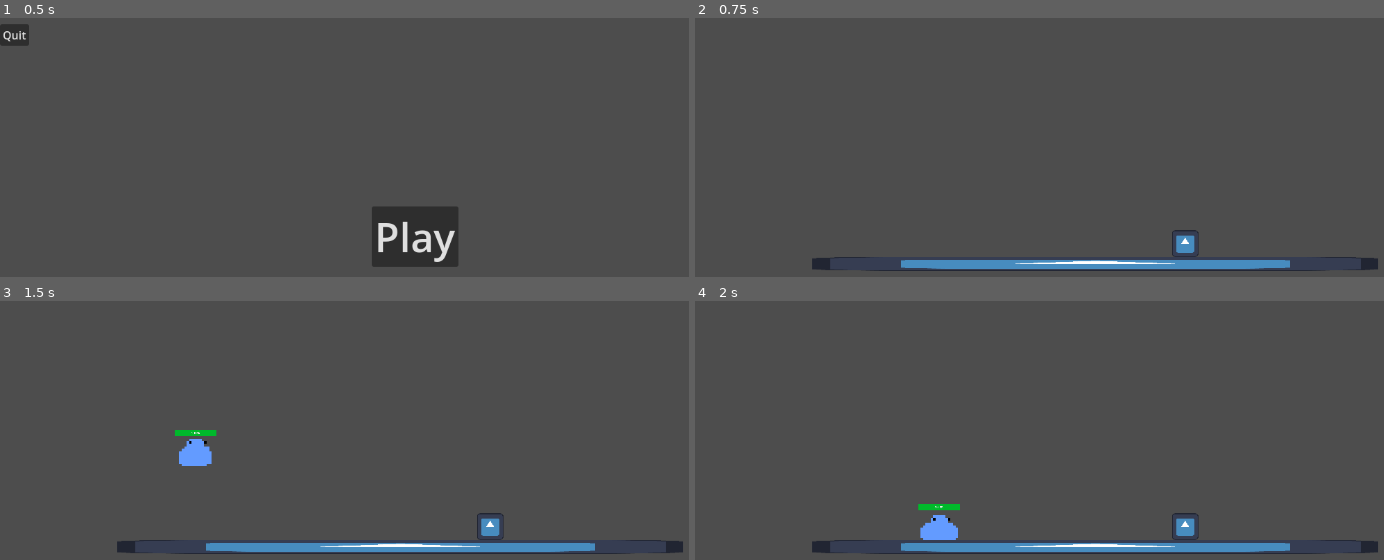
Above: before the commit, frames 1-4 (two rows, left to right).
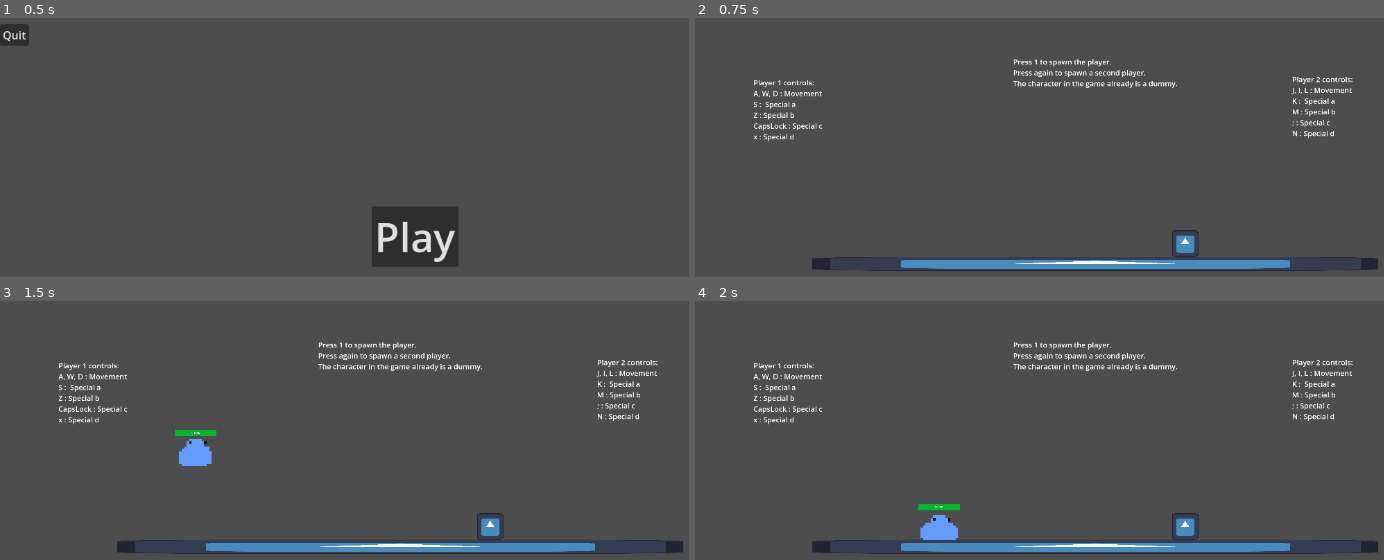
Above: after the commit, the same moments.

Repository: SnapTurtleTom/SMASH
Game: Godot game, scene res://menu.tscn
Two runs of this game, one before a commit and one after it. Both use one fixed random seed, a clock stepped at 60 frames per second and the inputs below. The engine's default icon, where the game draws it, is replaced by a stand-in: a white triangle on a blue panel in a dark square.
Inputs:
- Up to frame 1 (0.5 s): no input
- Up to frame 2 (0.75 s): click "Play" at 0.5 s
- Up to frame 3 (1.5 s): tap Enter at 1.25 s; hold D (right1) from 1.28 s (still down); tap 1 (Spawn) at 1.35 s
- Up to frame 4 (2 s): keep holding D (right1); tap W (jump1) at 1.52 s

Frame 1 is identical in both runs. In frame 2, 1.7% of the frame differs, in the area x 8-96%, y 15-48%; in frame 3, 1.7%; in frame 4, 1.7%.

Commit message:
bigsword charge updated and intruction text added

Diff:
--- a/project.godot
+++ b/project.godot
@@ -47,18 +47,17 @@
 }
 specialb1={
 "deadzone": 0.2,
-"events": [Object(InputEventKey,"resource_local_to_scene":fa …(140 unchanged characters)… d":false,"keycode":0,"physical_keycode":88,"key_label":0,"unicode":120,"location":0,"echo":false,"script":null)
-, Object(InputEventKey,"resource_local_to_scene":false,"resource_name":"","device":-1,"window_id":0,"alt_pressed":false,"shift_pressed":false,"ctrl_pressed":false,"meta_pressed":false,"pressed":false,"keycode":0,"physical_keycode":32,"key_label":0,"unicode":32,"location":0,"echo":false,"script":null)
+"events": [Object(InputEventKey,"resource_local_to_scene":fa …(140 unchanged characters)… d":false,"keycode":0,"physical_keycode":90,"key_label":0,"unicode":122,"location":0,"echo":false,"script":null)
 ]
 }
 specialc1={
 "deadzone": 0.2,
-"events": [Object(InputEventKey,"resource_local_to_scene":fa …(140 unchanged characters)… d":false,"keycode":0,"physical_keycode":81,"key_label":0,"unicode":113,"location":0,"echo":false,"script":null)
+"events": [Object(InputEventKey,"resource_local_to_scene":fa …(140 unchanged characters)… d":false,"keycode":0,"physical_keycode":4194329,"key_label":0,"unicode":0,"location":0,"echo":false,"script":null)
 ]
 }
 speciald1={
 "deadzone": 0.2,
-"events": [Object(InputEventKey,"resource_local_to_scene":fa …(140 unchanged characters)… d":false,"keycode":0,"physical_keycode":67,"key_label":0,"unicode":99,"location":0,"echo":false,"script":null)
+"events": [Object(InputEventKey,"resource_local_to_scene":fa …(140 unchanged characters)… d":false,"keycode":0,"physical_keycode":88,"key_label":0,"unicode":88,"location":0,"echo":false,"script":null)
 ]
 }
 Spawn={
@@ -94,7 +93,7 @@
 }
 specialc2={
 "deadzone": 0.2,
-"events": [Object(InputEventKey,"resource_local_to_scene":fa …(140 unchanged characters)… d":false,"keycode":0,"physical_keycode":79,"key_label":0,"unicode":111,"location":0,"echo":false,"script":null)
+"events": [Object(InputEventKey,"resource_local_to_scene":fa …(140 unchanged characters)… d":false,"keycode":0,"physical_keycode":59,"key_label":0,"unicode":59,"location":0,"echo":false,"script":null)
 ]
 }
 speciald2={
--- a/scenes/node_2d.tscn
+++ b/scenes/node_2d.tscn
@@ -39,3 +39,42 @@
 position = Vector2(-4, -189)
 zoom = Vector2(0.3, 0.3)
 position_smoothing_enabled = true
+
+[node name="Label" type="Label" parent="."]
+texture_filter = 2
+offset_left = -395.0
+offset_top = -996.0
+offset_right = 395.0
+offset_bottom = -719.0
+theme_override_font_sizes/font_size = 35
+text = "Press 1 to spawn the player.
+Press again to spawn a second player.
+The character in the game already is a dummy."
+
+[node name="Label2" type="Label" parent="."]
+texture_filter = 2
+offset_left = -1643.0
+offset_top = -896.0
+offset_right = -853.0
+offset_bottom = -619.0
+theme_override_font_sizes/font_size = 35
+text = "Player 1 controls:
+A, W, D : Movement
+S :  Special a
+Z : Special b
+CapsLock : Special c
+x : Special d"
+
+[node name="Label3" type="Label" parent="."]
+texture_filter = 2
+offset_left = 946.0
+offset_top = -912.0
+offset_right = 1736.0
+offset_bottom = -603.0
+theme_override_font_sizes/font_size = 35
+text = "Player 2 controls:
+J, I, L : Movement
+K :  Special a
+M : Special b
+; : Special c
+N : Special d"
--- a/scripts/swordsman.gd
+++ b/scripts/swordsman.gd
@@ -77,6 +77,8 @@
 		held_time += delta
 	elif Input.is_action_just_released(specialb):
 		if held_time > 1 and $swordsman_attackset.sword_on == false:
+			held_time = 0
+			$bigsword_bar.visible = false
 			$swordsman_attackset.big_sword_attack()
 			attack_cooldown_on = true
 			await get_tree().create_timer(2).timeout
@@ -97,7 +99,7 @@
 	if Input.is_action_just_pressed(speciald) and $swordsman_attackset.sword_on == false and attack_cooldown_on == false:
 		$swordsman_attackset.spin_sword_attack()
 		attack_cooldown_on = true
-		await get_tree().create_timer(1).timeout
+		await get_tree().create_timer(2).timeout
 		attack_cooldown_on = false
 
 	move_and_slide()
